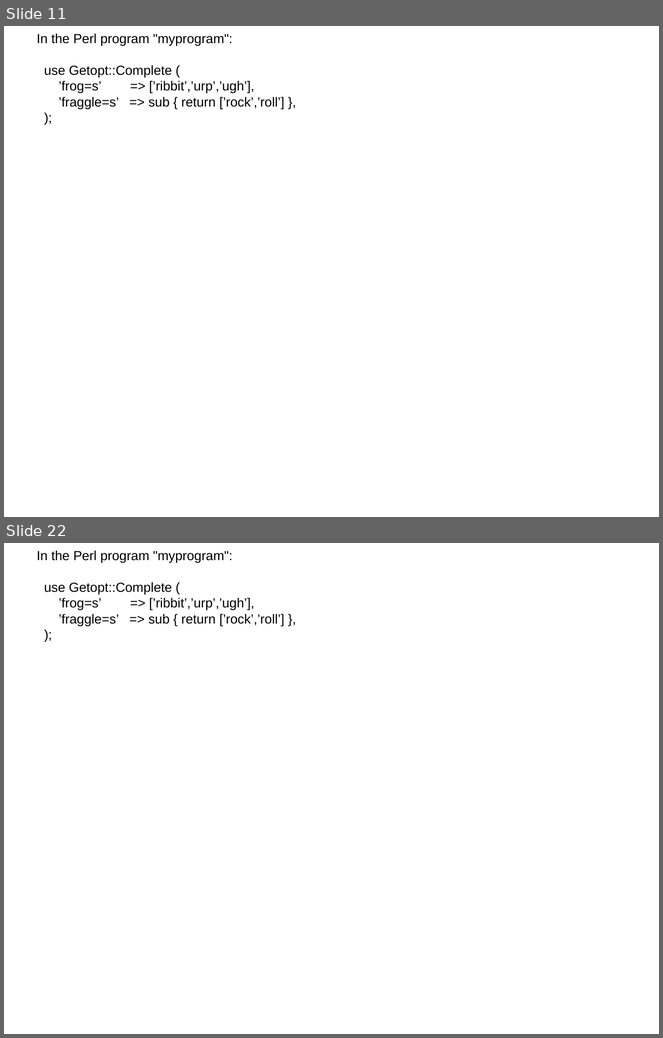
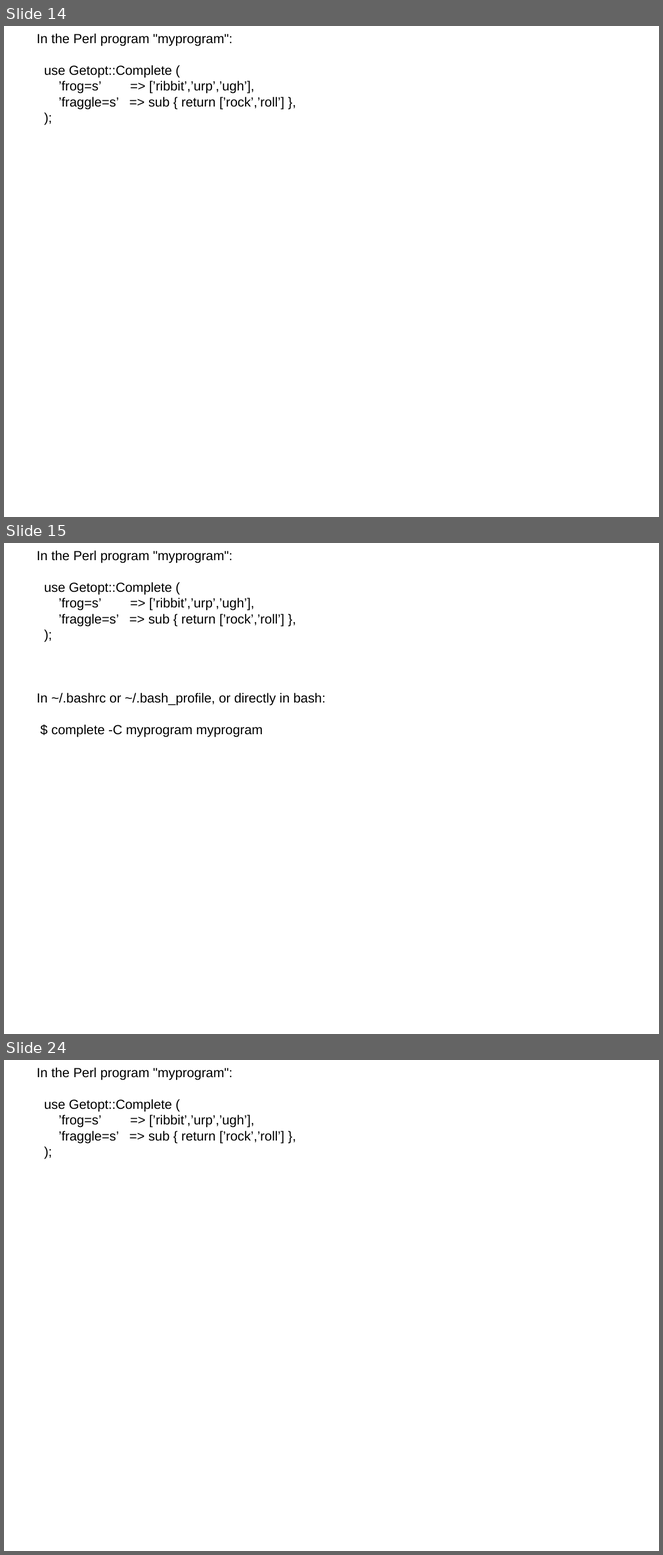
Before and after one commit to ssmith-wustl/Getopt-Complete, a slide deck: doc/getopt-complete.odp. Shown one above the other, each under a label of ours: slides 11 and 22 before the commit, slides 14, 15 and 24 after it; the slides between them are not shown. The pictures are 663x1038 and 663x1555 pixels, drawn with LibreOffice and Linux fonts; fonts in the diff are those of the drawing. Boxes give left, top, right and bottom in pixels: in the first picture for what was removed or moved away, otherwise in the second. Text is boxed around its words. In the diff, an @@ line names an element or a change of style, - is before the commit and + after.

Commit message:
updated for St. Lous Perl Mongers lightning talks.

```diff
--- a/doc/getopt-complete.odp
+++ b/doc/getopt-complete.odp
@@ slide 15 added at (x1=4, y1=543, x2=659, y2=1034), background #FFFFFF @@
@@ subtitle added at (x1=37, y1=550, x2=326, y2=737), 16 pt, text #000000 @@
+In the Perl program "myprogram":
+use Getopt::Complete (
+’frog=s’ => [’ribbit’,’urp’,’ugh’],
+’fraggle=s’ => sub { return [’rock’,’roll’] },
+);
+In ~/.bashrc or ~/.bash_profile, or directly in bash:
+$ complete ‐C myprogram myprogram
@@ what was slide 11 is now slide 14 @@
@@ what was slide 22 is now slide 24 @@
```
Also in this commit, not shown: 16 slides changed, 8 other slides added, 1 other file.
